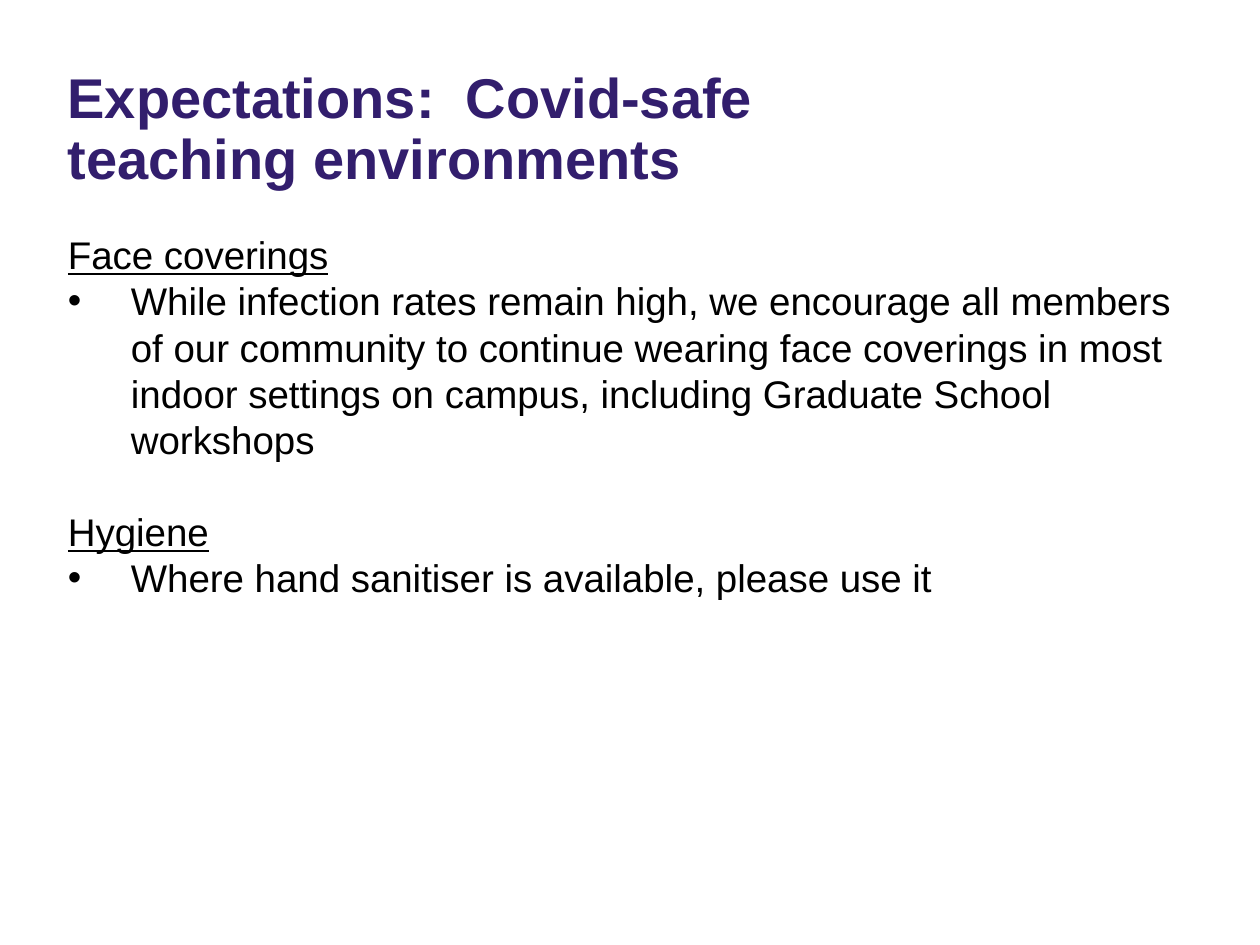
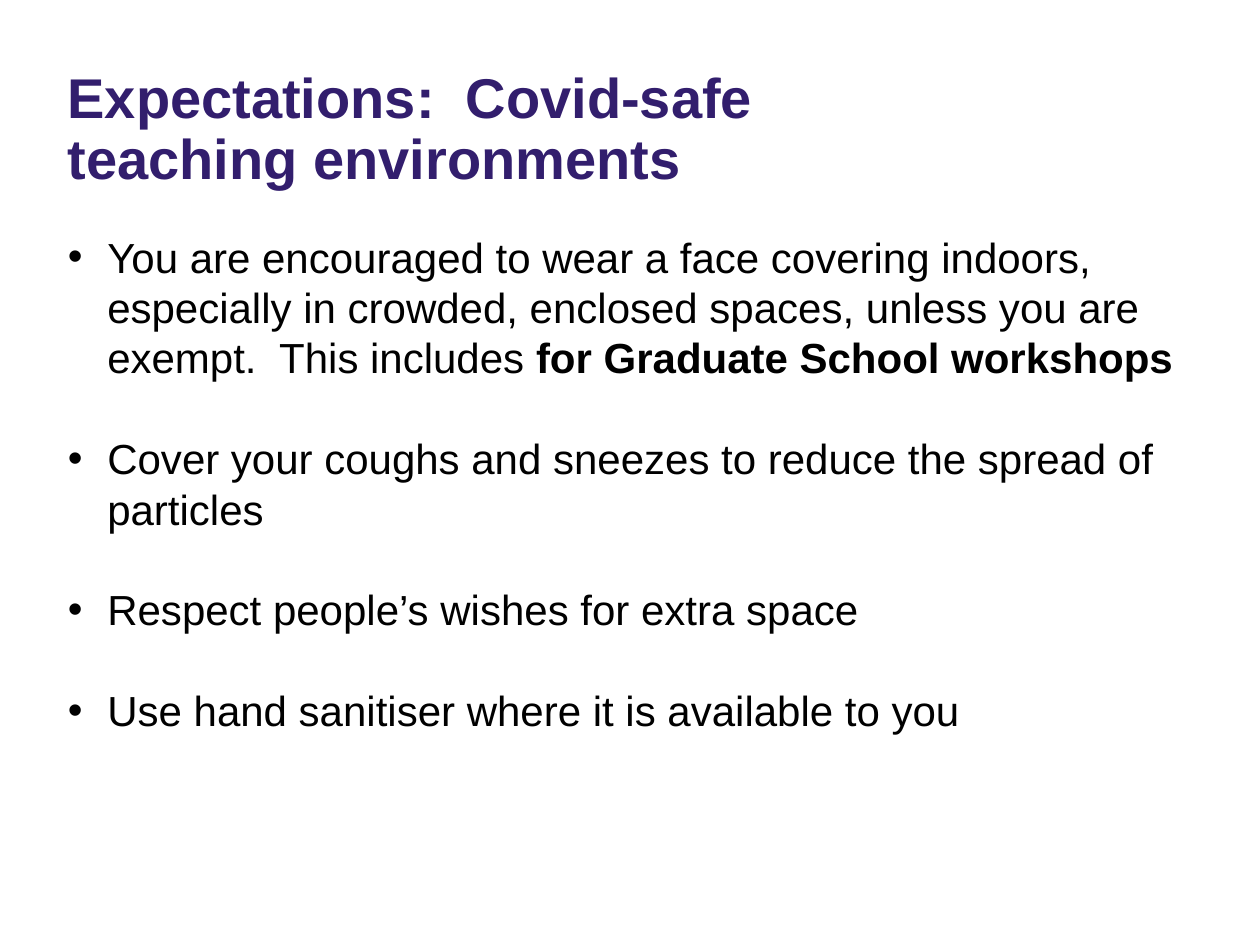
Before and after one commit to ImperialCollegeLondon/RCDS-plotting-in-python-with-matplotlib, a slide deck: slide 3 of Plotting in Python with Matplotlib Slides.pptx. Drawn at 1260x945 pixels with LibreOffice and Linux fonts; fonts in the diff are those of the drawing; background and template pictures are left out. Boxes give left, top, right and bottom in pixels: in the first picture for what was removed or moved away, otherwise in the second. Text is boxed around its words. In the diff, an @@ line names an element or a change of style, - is before the commit and + after.

Commit message:
Updated Covid Information

```diff
--- a/Plotting in Python with Matplotlib Slides.pptx
+++ b/Plotting in Python with Matplotlib Slides.pptx
@@ subtitle at <box>107,242,1173,735</box>: text changed; size 22 to 24 pt @@
-Face coverings
-• While infection rates remain high, we encourage all members of our community to continue wearing face coverings in most indoor settings on campus, including Graduate School workshops
-Hygiene
-• Where hand sanitiser is available, please use it
+• You are encouraged to wear a face covering indoors, especially in crowded, enclosed spaces, unless you are exempt. This includes for Graduate School workshops
+• Cover your coughs and sneezes to reduce the spread of particles
+• Respect people’s wishes for extra space
+• Use hand sanitiser where it is available to you
```
